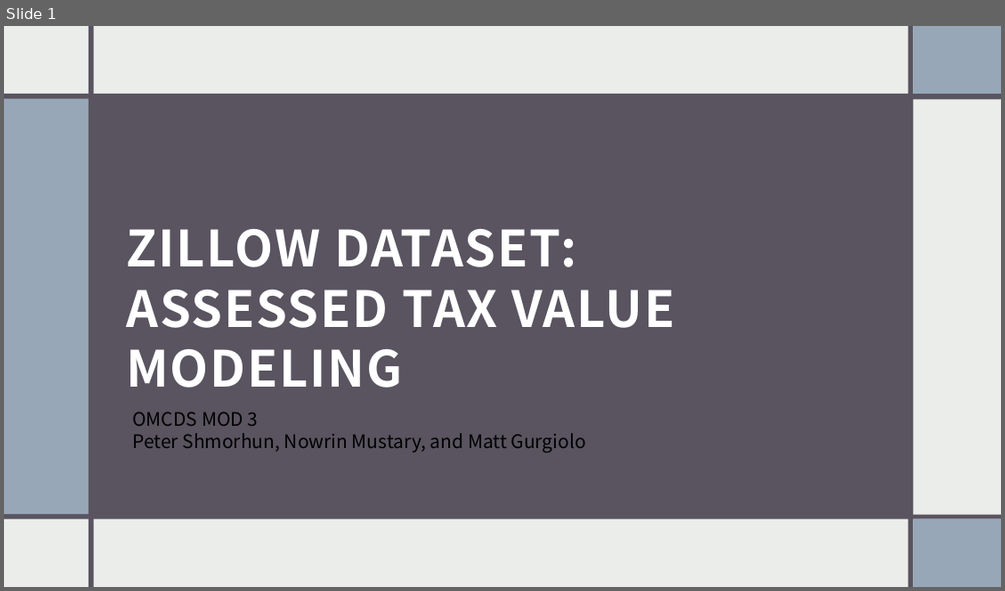
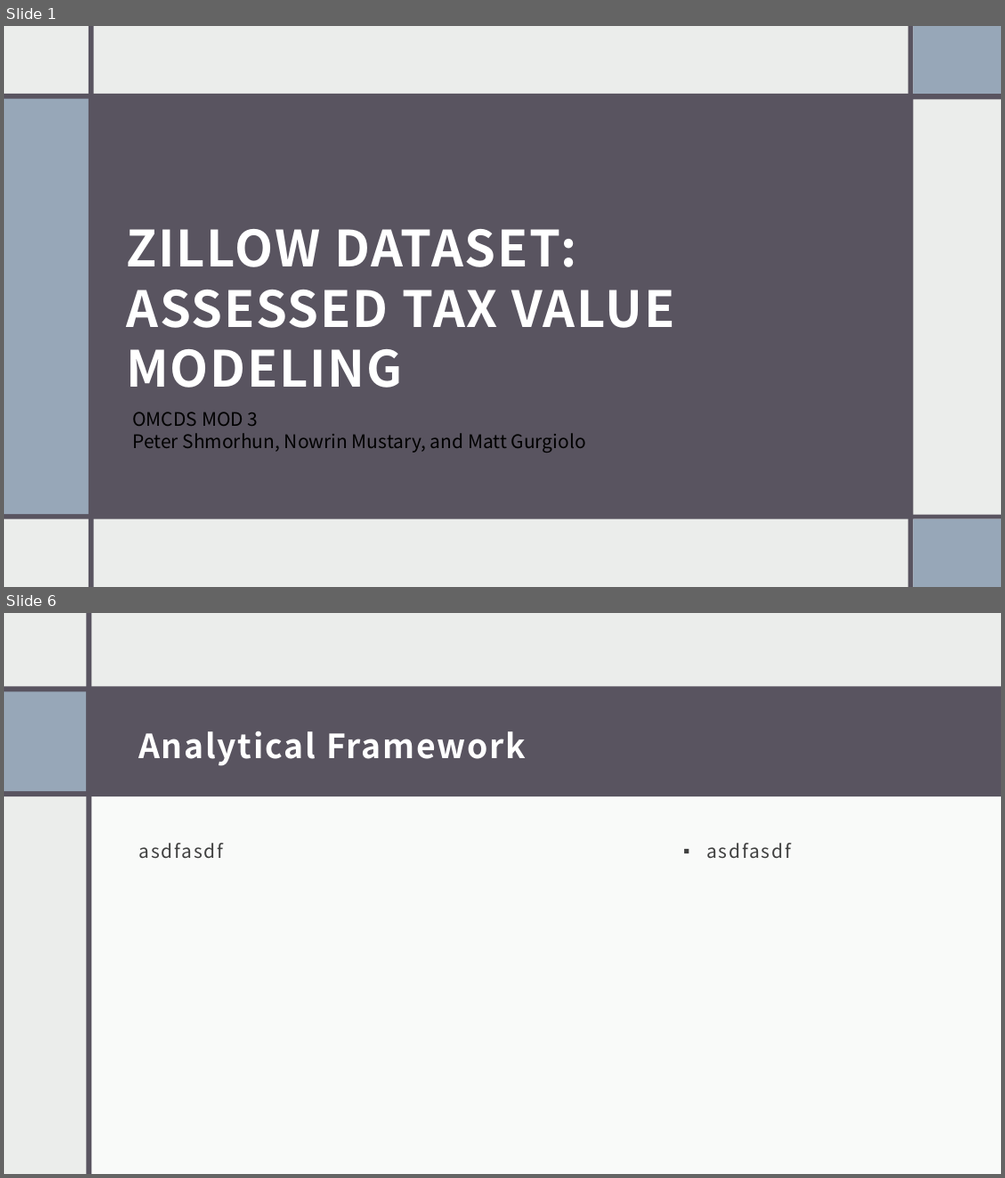
Before and after one commit to shmorhunmsds/ml_final_project, a slide deck: presentation.pptx. Shown one above the other, each under a label of ours: slide 1 before the commit, slides 1 and 6 after it; the slides between them are not shown. The pictures are 1005x591 and 1005x1178 pixels, drawn with LibreOffice and Linux fonts; fonts in the diff are those of the drawing. Boxes give left, top, right and bottom in pixels: in the first picture for what was removed or moved away, otherwise in the second. Text is boxed around its words. In the diff, an @@ line names an element or a change of style, - is before the commit and + after.

```diff
--- a/presentation.pptx
+++ b/presentation.pptx
@@ slide 6 added at box(4, 613, 1001, 1174), background #EBEDEB @@
@@ rectangle added at box(4, 613, 1001, 1174), fill #EBEDEB @@
@@ rectangle added at box(87, 613, 92, 1174), fill #595460 @@
@@ rectangle added at box(384, 613, 389, 1174), fill #595460 @@
@@ rectangle added at box(390, 613, 1001, 1174), fill #FFFFFF at 75% opacity @@
@@ rectangle added at box(4, 686, 1001, 796), fill #595460 @@
@@ rectangle added at box(4, 691, 86, 791), fill #97A7B8 @@
@@ title added at box(138, 731, 526, 766), 32 pt, text #FFFFFF, bold @@
+Analytical Framework
@@ rectangle added at box(89, 787, 1001, 1174), fill #FFFFFF at 75% opacity @@
@@ text added at box(139, 843, 224, 859), 18 pt, text #404040 @@
+asdfasdf
@@ text added at box(706, 843, 791, 859), 18 pt, text #404040 @@
+▪ asdfasdf
```
Also in this commit, not shown: 4 slides changed, 6 other slides added, 8 slides removed.
